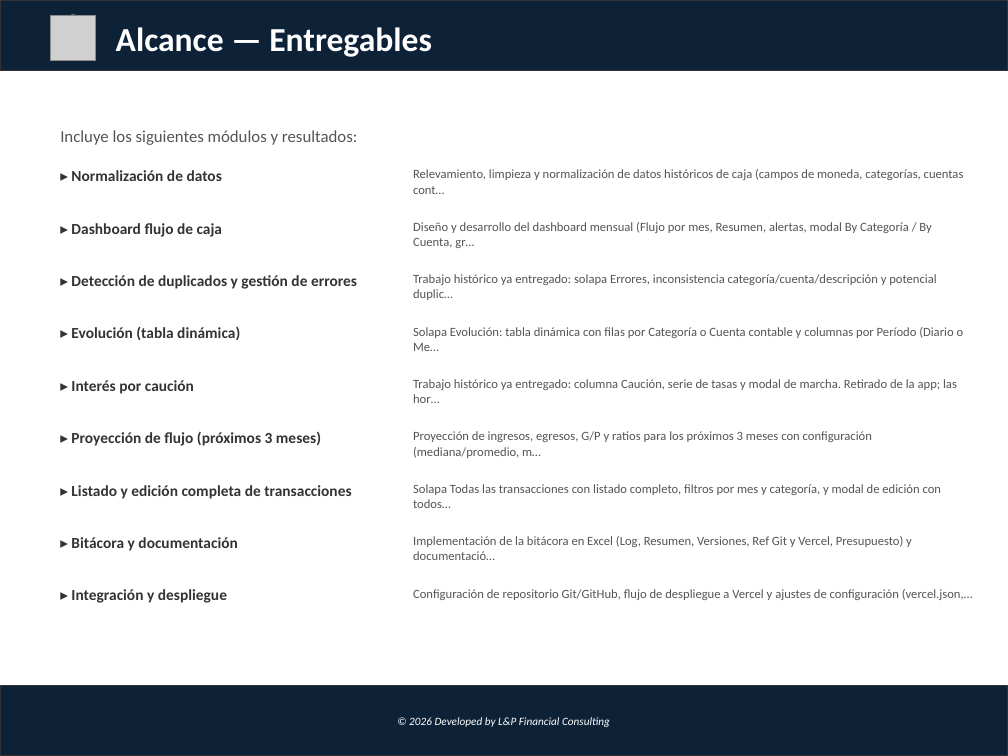
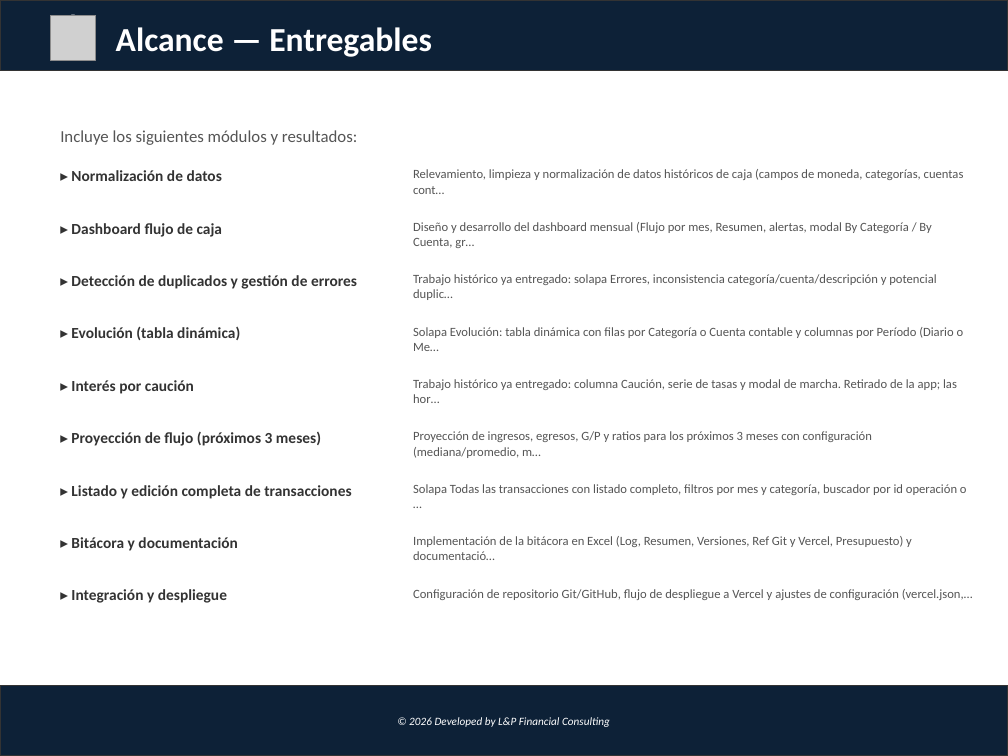
Before and after one commit to lucasbustosmartin-coder/fornitalia, a slide deck: slide 3 of Propuesta_Dashboard_Flujo_Caja.pptx. Drawn at 1008x756 pixels with LibreOffice and Linux fonts; fonts in the diff are those of the drawing; grey boxes stand for pictures. Boxes give left, top, right and bottom in pixels: in the first picture for what was removed or moved away, otherwise in the second. Text is boxed around its words. In the diff, an @@ line names an element or a change of style, - is before the commit and + after.

```diff
--- a/Propuesta_Dashboard_Flujo_Caja.pptx
+++ b/Propuesta_Dashboard_Flujo_Caja.pptx
@@ text at (413, 484, 967, 495): text changed @@
-Solapa Todas las transacciones con listado completo, filtros por mes y categoría, y modal de edición con todos…
+Solapa Todas las transacciones con listado completo, filtros por mes y categoría, buscador por id operación o …
```
Also in this commit, not shown: 8 other files.
